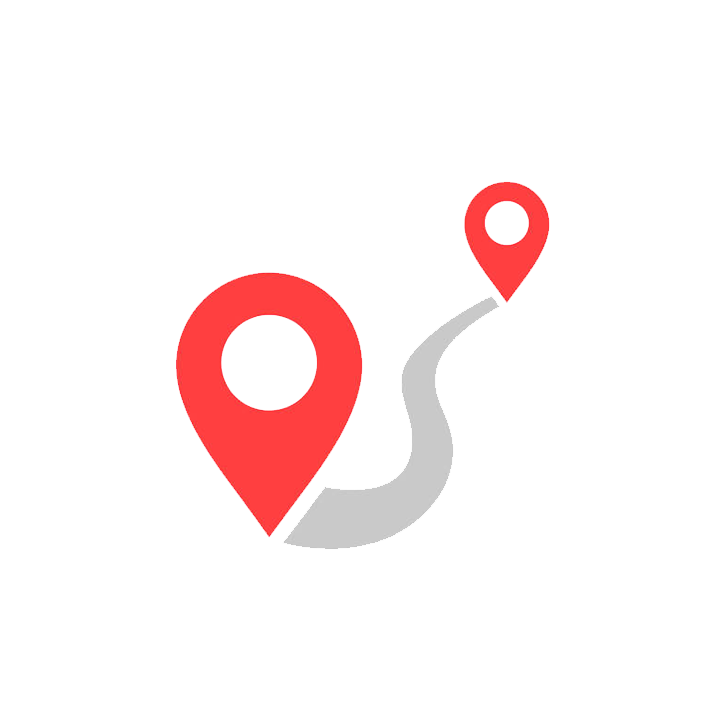
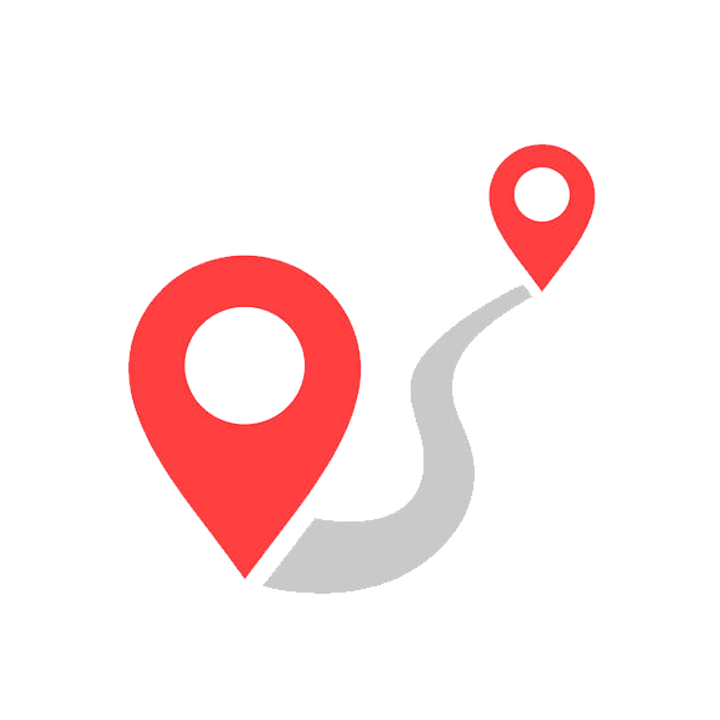
Comparing the layer stacks of the two 720px x 720px images. Changes:
painted on "home_tile_distance" over (128, 143, 596, 594)
